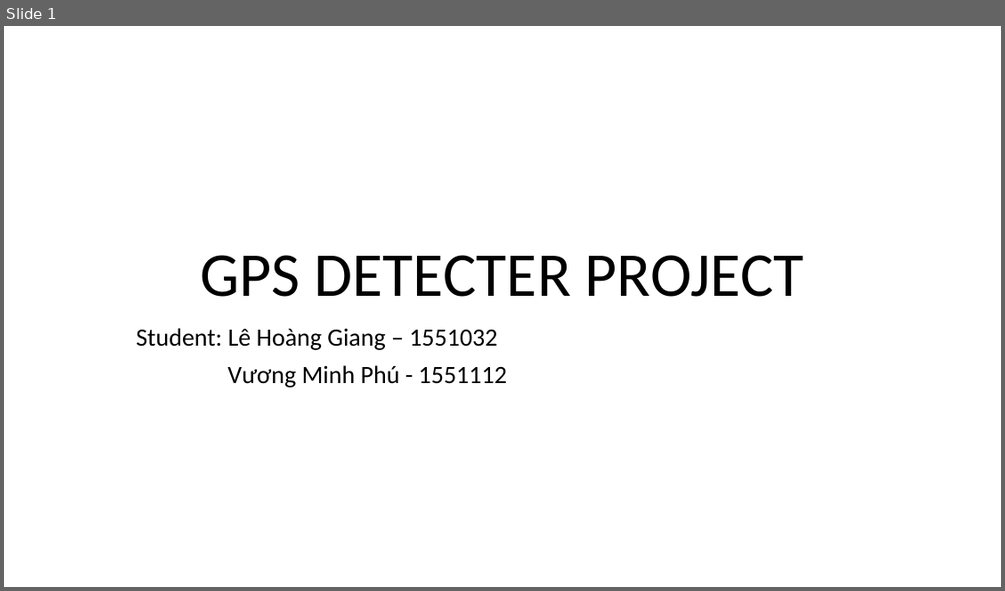
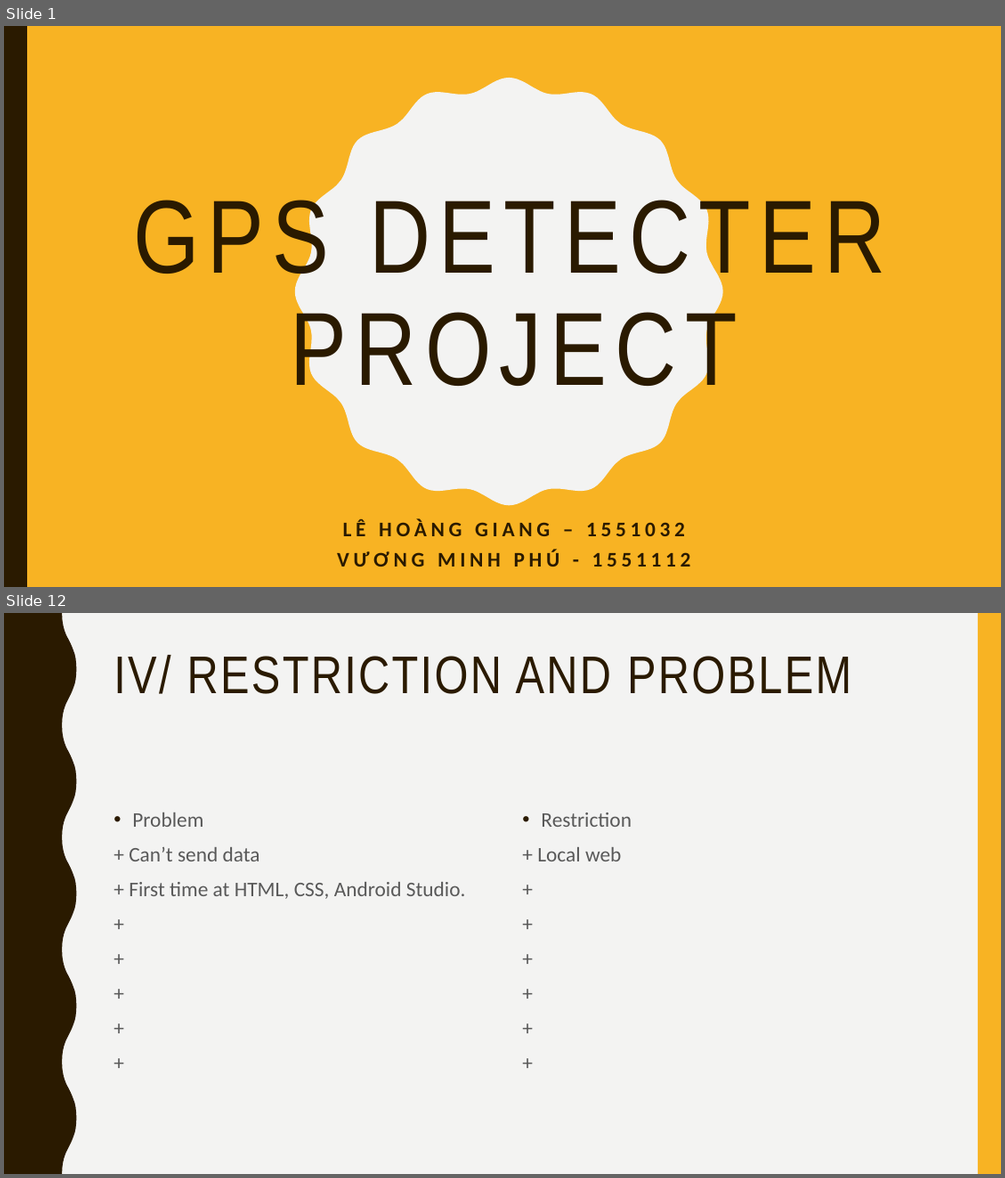
Before and after one commit to GiangHLe/GPS, a slide deck: GPS DETECTER PROJECT.pptx. Shown one above the other, each under a label of ours: slide 1 before the commit, slides 1 and 12 after it; the slides between them are not shown. The pictures are 1005x591 and 1005x1178 pixels, drawn with LibreOffice and Linux fonts; fonts in the diff are those of the drawing. Boxes give left, top, right and bottom in pixels: in the first picture for what was removed or moved away, otherwise in the second. Text is boxed around its words. In the diff, an @@ line names an element or a change of style, - is before the commit and + after.

```diff
--- a/GPS DETECTER PROJECT.pptx
+++ b/GPS DETECTER PROJECT.pptx
@@ slide 12 added at (4, 613, 1001, 1174), background #F3F3F2 @@
@@ freeform shape added at (4, 613, 77, 1174), fill #2A1A00 @@
@@ rectangle added at (978, 613, 1001, 1174), fill #F8B323 @@
@@ title added at (113, 655, 851, 694), 51 pt, text #2A1A00 @@
+IV/ RESTRICTION AND PROBLEM
@@ text added at (129, 812, 466, 899), 20 pt, text #595959 @@
+• Problem
++ Can’t send data
++ First time at HTML, CSS, Android Studio.
++
++
++
++
++
+• Restriction
++ Local web
++
++
++
++
++
++
@@ slide 1 changed as well @@
@@ background #FFFFFF to #F8B323 @@
@@ rectangle added at (4, 26, 27, 587), fill #2A1A00 @@
@@ freeform shape added at (295, 78, 723, 506), fill #F3F3F2 @@
@@ title "GPS DETECTER PROJECT": place and size @@
-title "GPS DETECTER PROJECT" at (200, 255, 804, 297)
+title "GPS DETECTER PROJECT" at (133, 189, 886, 403)
@@ title "GPS DETECTER PROJECT" at (133, 189, 886, 403): size 60 to 100 pt, font Calibri to Arial Narrow, text colour #000000 to #2A1A00, letter spacing 0 to 8 pt; vertical alignment bottom to middle @@
@@ subtitle at (337, 518, 691, 566): text changed; size 24 to 20 pt; text colour #000000 to #2A1A00; bold on @@
-Student: Lê Hoàng Giang – 1551032
-Vương Minh Phú - 1551112
+LÊ HOÀNG GIANG – 1551032
+VƯƠNG MINH PHÚ - 1551112
```
Also in this commit, not shown: 5 other slides changed, 8 other slides added, 5 slides removed.
